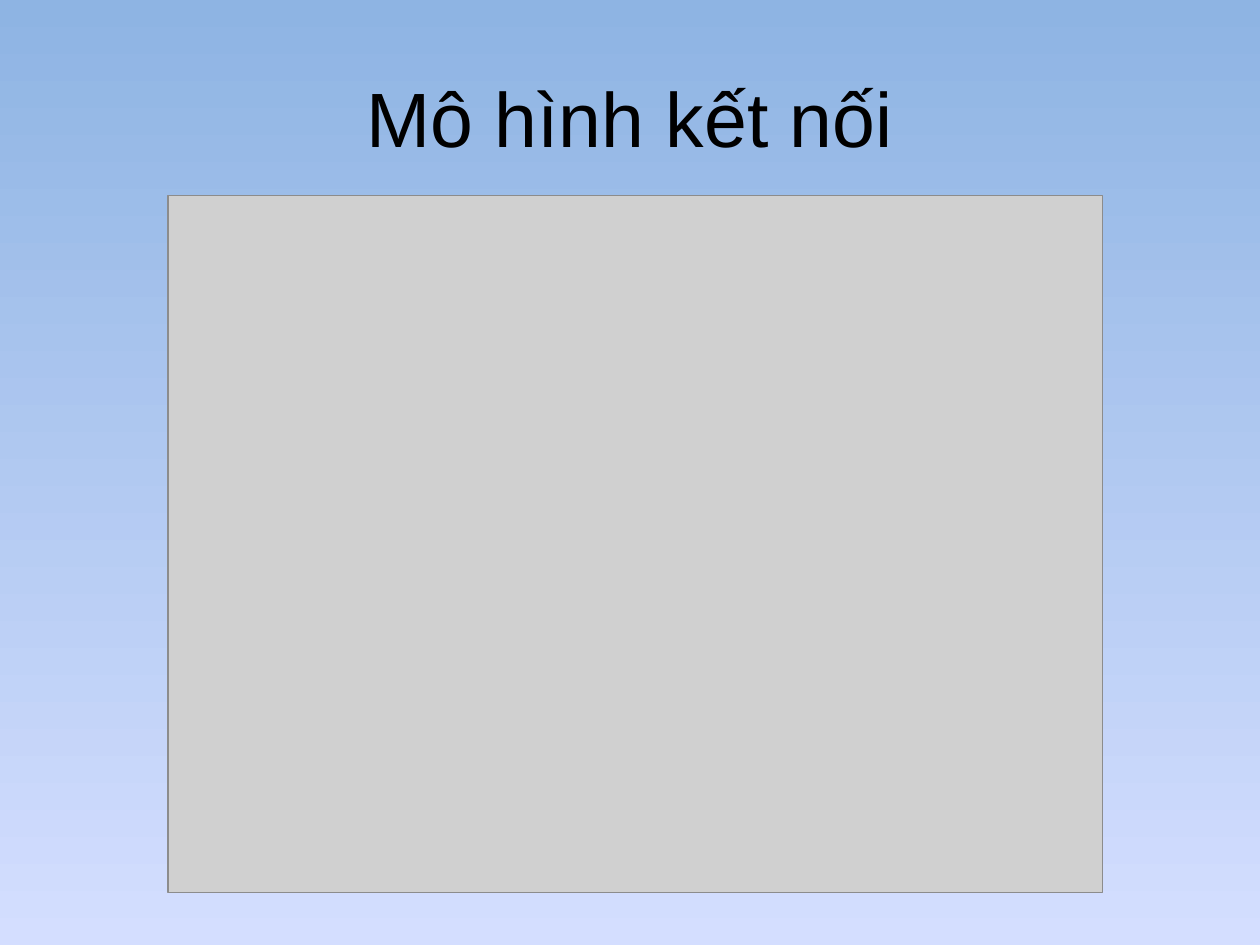
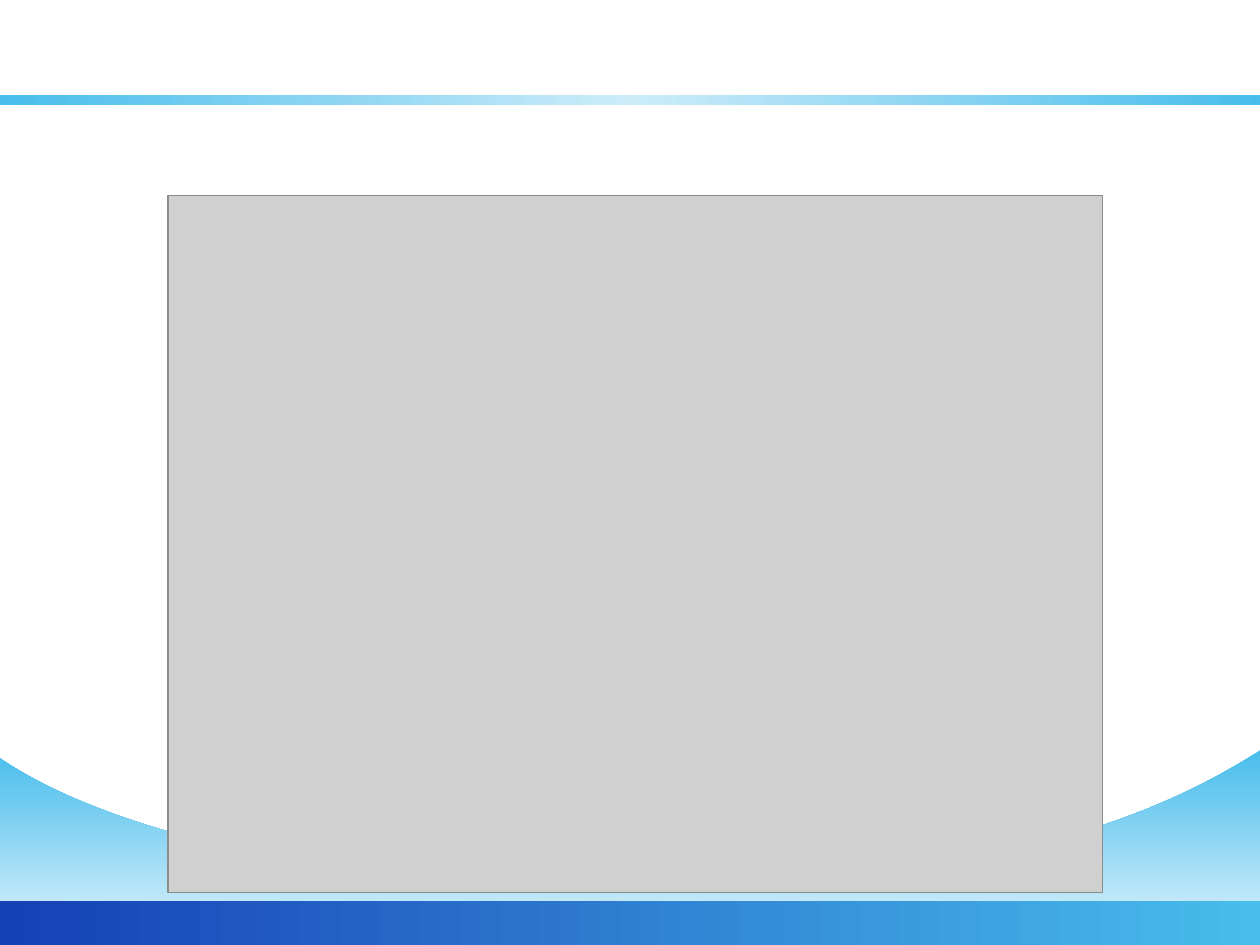
Before and after one commit to golf2109/zigbee-in-supermaket, a slide deck: slide 29 of docs/Report/Queue-Busting.pptx (slide 26 before the commit). Drawn at 1260x945 pixels with LibreOffice and Linux fonts; fonts in the diff are those of the drawing; grey boxes stand for pictures; background and template pictures are left out. Boxes give left, top, right and bottom in pixels: in the first picture for what was removed or moved away, otherwise in the second. Text is boxed around its words. In the diff, an @@ line names an element or a change of style, - is before the commit and + after.

Commit message:
* finish all parts except PC App * Phuc need to add his part following format of all slide

```diff
--- a/docs/Report/Queue-Busting.pptx
+++ b/docs/Report/Queue-Busting.pptx
@@ background gradient #8EB4E3 to #D4DEFF to #96AB94 to #FFFFFF @@
@@ title "Mô hình kết nối" moved from (x1=366, y1=88, x2=893, y2=148) to (x1=384, y1=30, x2=876, y2=95) @@
@@ title "Mô hình kết nối" at (x1=384, y1=30, x2=876, y2=95): size 44 to 32 pt, font Arial to DejaVu Sans, text colour #000000 to #FFFFFF, bold on @@
@@ rectangle added at (x1=0, y1=96, x2=1260, y2=106), fill gradient #48BDEC to #E0EFFA @@
@@ freeform shape added at (x1=0, y1=750, x2=1260, y2=945), fill gradient #48BDEC to #EEF6FC @@
@@ rectangle added at (x1=0, y1=901, x2=1260, y2=945), fill gradient #1640B6 to #48BDEC @@
```
Also in this commit, not shown: 18 other slides changed, 16 slides added, 18 slides removed.
